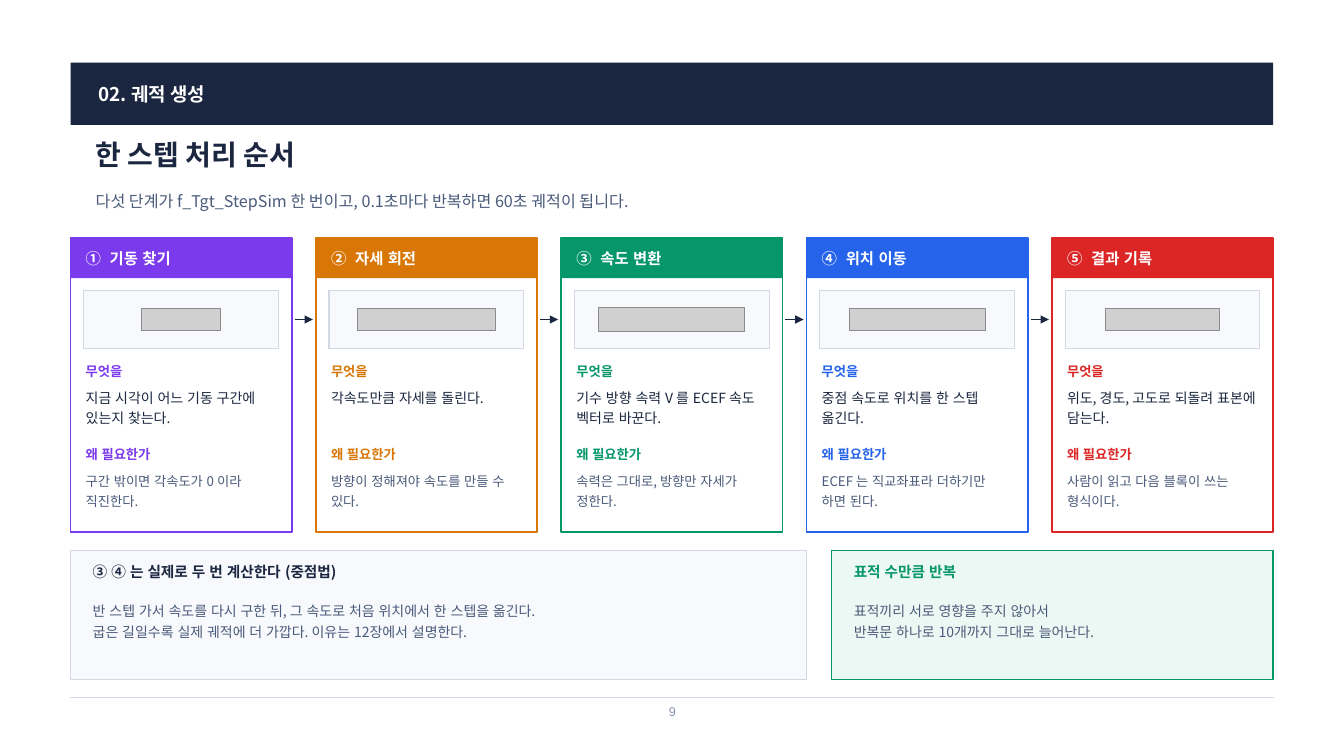
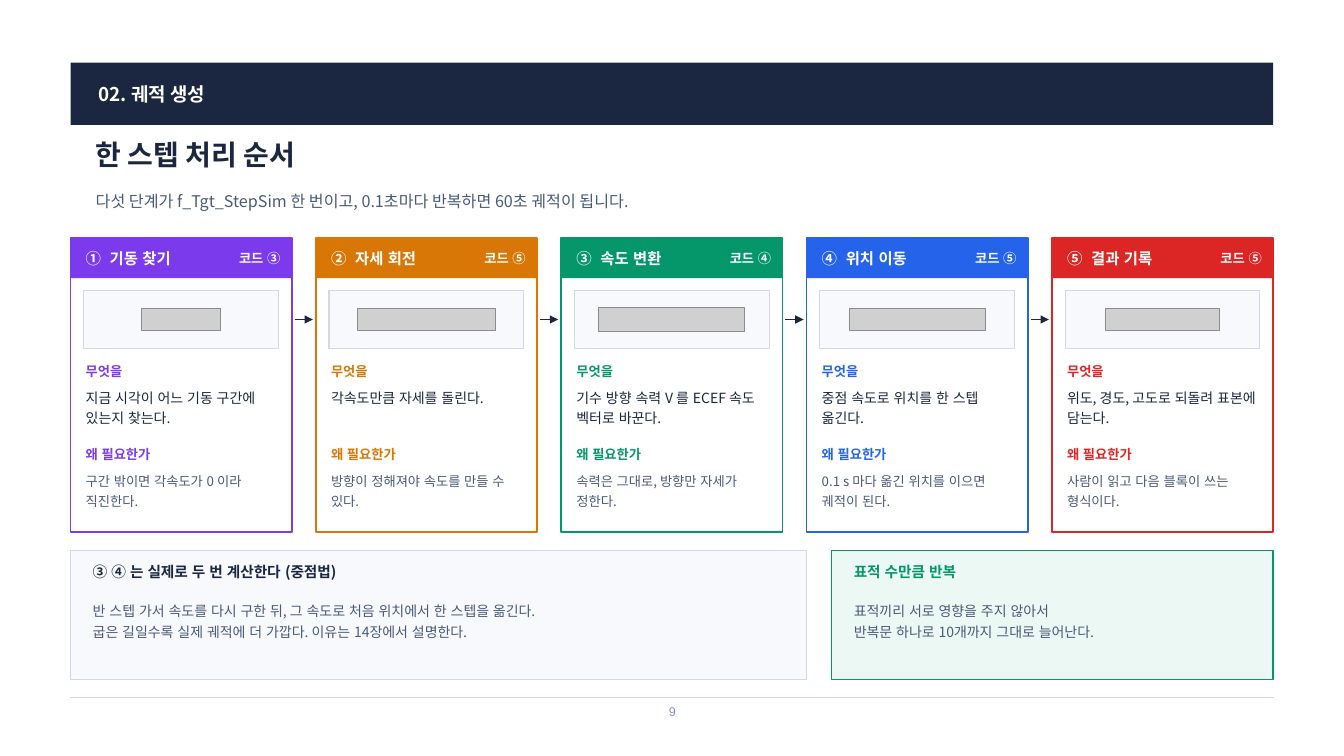
Before and after one commit to harley-hwan/radar-sw-study, a slide deck: slide 9 of Part3_TargetSim/ref/산출물/Chapter3_TargetSim.pptx. Drawn at 1344x756 pixels with LibreOffice and Linux fonts; fonts in the diff are those of the drawing; grey boxes stand for pictures. Boxes give left, top, right and bottom in pixels: in the first picture for what was removed or moved away, otherwise in the second. Text is boxed around its words. In the diff, an @@ line names an element or a change of style, - is before the commit and + after.

```diff
--- a/Part3_TargetSim/ref/산출물/Chapter3_TargetSim.pptx
+++ b/Part3_TargetSim/ref/산출물/Chapter3_TargetSim.pptx
@@ text added at [239,251,280,264], 9.5 pt, text #FFFFFF, bold @@
+코드 ③
@@ text added at [484,251,525,264], 9.5 pt, text #FFFFFF, bold @@
+코드 ⑤
@@ text added at [730,251,771,265], 9.5 pt, text #FFFFFF, bold @@
+코드 ④
@@ text added at [975,251,1016,264], 9.5 pt, text #FFFFFF, bold @@
+코드 ⑤
@@ text added at [1220,251,1262,264], 9.5 pt, text #FFFFFF, bold @@
+코드 ⑤
@@ text at [822,475,986,507]: text changed @@
-ECEF 는 직교좌표라 더하기만 하면 된다.
+0.1 s 마다 옮긴 위치를 이으면 궤적이 된다.
@@ text at [93,625,467,638]: text changed @@
-굽은 길일수록 실제 궤적에 더 가깝다. 이유는 12장에서 설명한다.
+굽은 길일수록 실제 궤적에 더 가깝다. 이유는 14장에서 설명한다.
```
Also in this commit, not shown: 14 other slides changed, 5 slides added, 1 slide removed, 17 other files.
